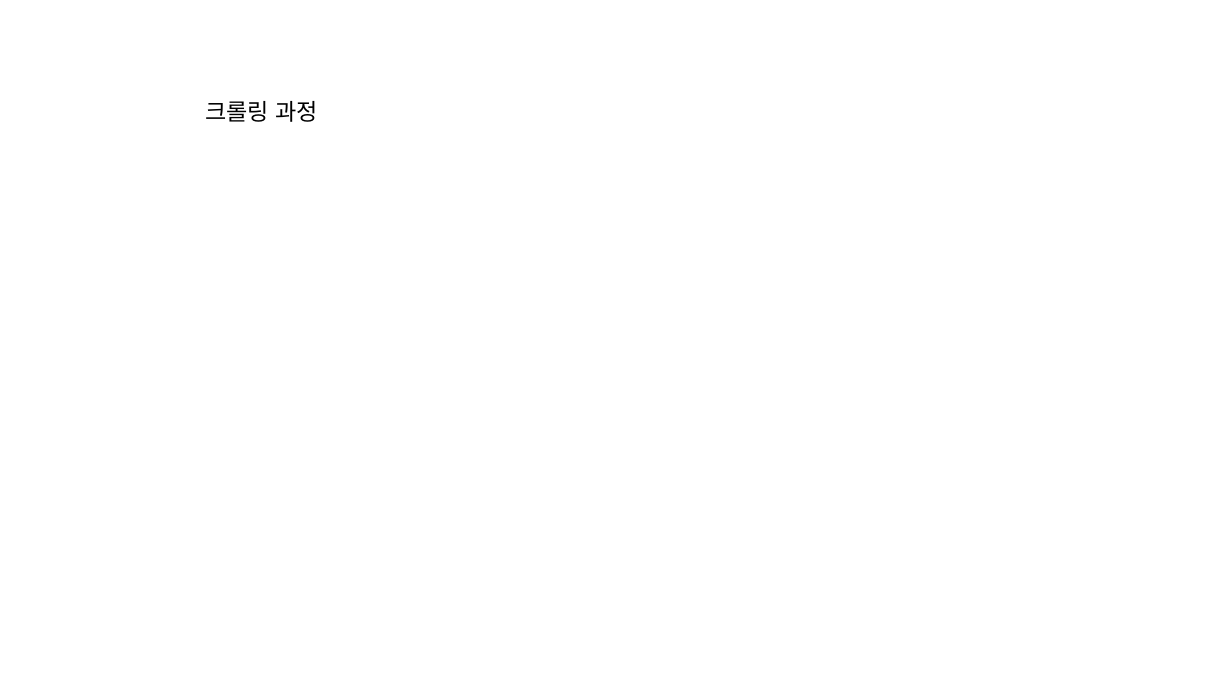
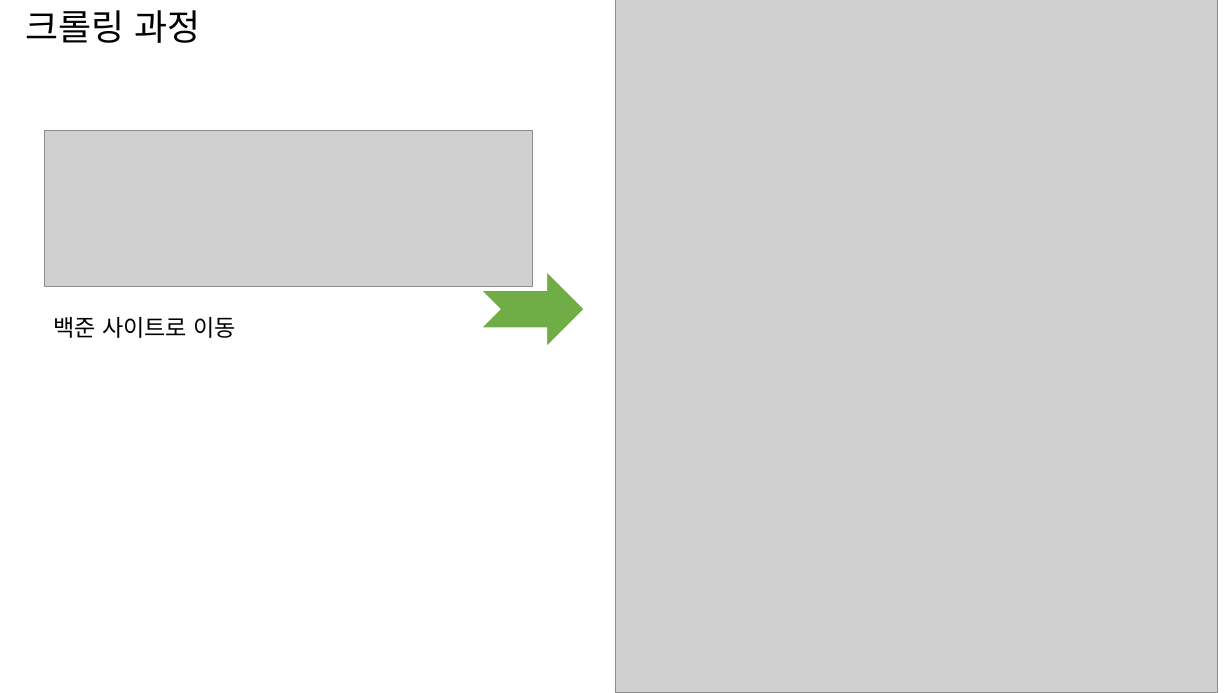
Before and after one commit to lee-dk/R, a slide deck: slide 5 of mini_project/R 프로젝트.pptx. Drawn at 1232x693 pixels with LibreOffice and Linux fonts; fonts in the diff are those of the drawing; grey boxes stand for pictures. Boxes give left, top, right and bottom in pixels: in the first picture for what was removed or moved away, otherwise in the second. Text is boxed around its words. In the diff, an @@ line names an element or a change of style, - is before the commit and + after.

```diff
--- a/mini_project/R 프로젝트.pptx
+++ b/mini_project/R 프로젝트.pptx
@@ text "크롤링 과정" moved from (x1=205, y1=101, x2=318, y2=122) to (x1=26, y1=10, x2=201, y2=43) @@
@@ text "크롤링 과정" at (x1=26, y1=10, x2=201, y2=43): size 18 to 28 pt; alignment left to centre @@
@@ picture added at (x1=616, y1=0, x2=1218, y2=693) @@
@@ picture added at (x1=44, y1=130, x2=532, y2=287) @@
@@ notched right arrow added at (x1=480, y1=271, x2=585, y2=348), fill #70AD47, outline #FFFFFF 1.5 pt @@
@@ text added at (x1=53, y1=317, x2=237, y2=338), 18 pt, text #000000 @@
+백준 사이트로 이동
```
Also in this commit, not shown: 2 slides added, 1 other file.
